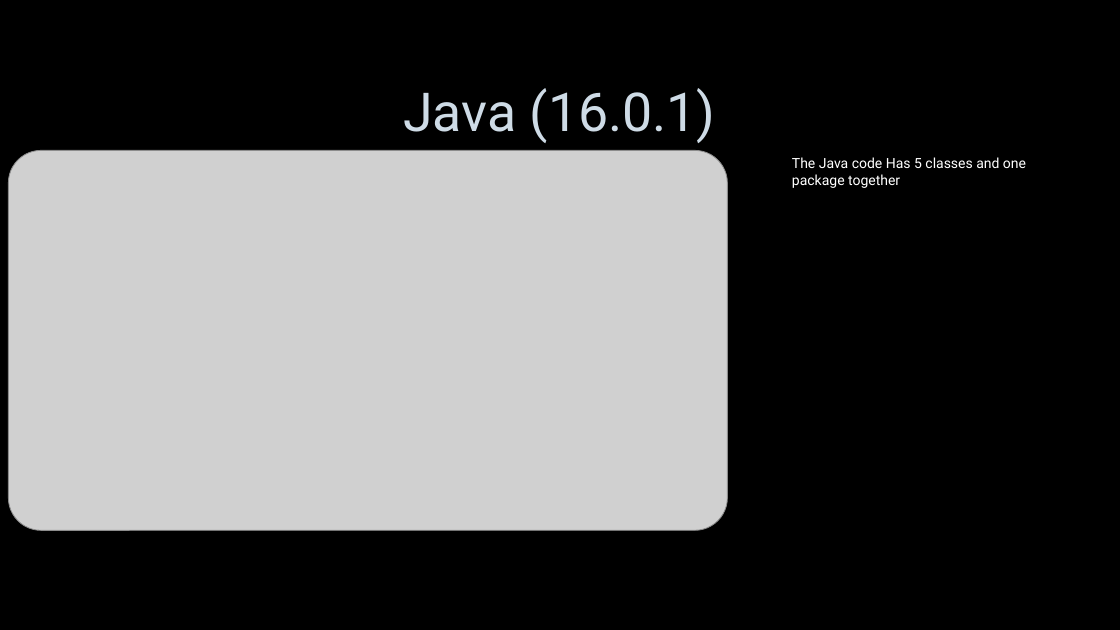
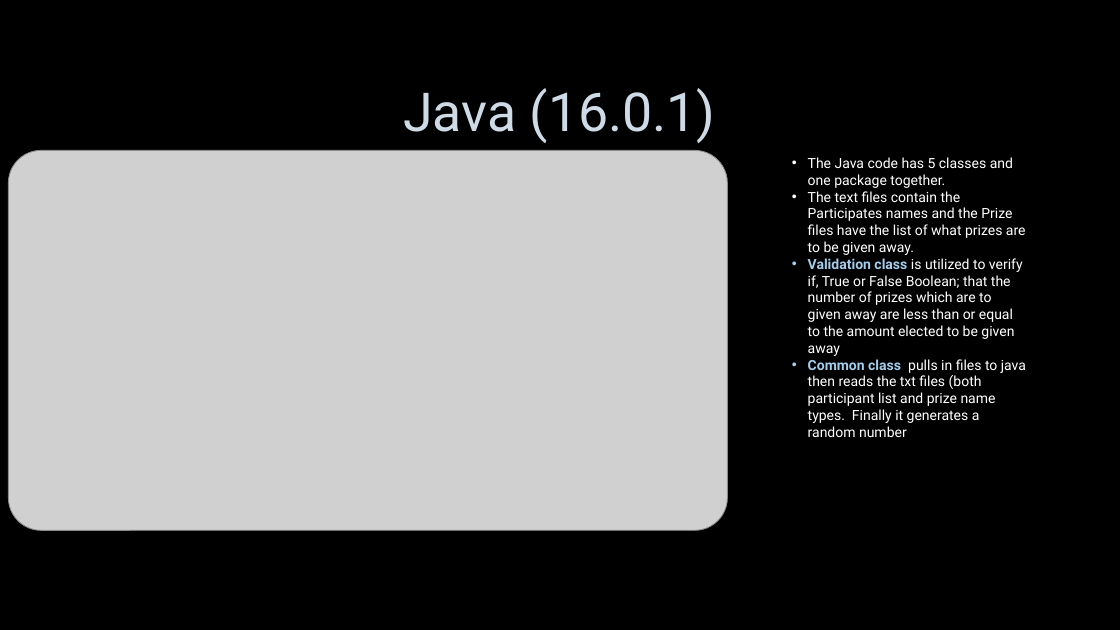
Before and after one commit to FolukeDade/Group5, a slide deck: slide 4 of LotteryApp.pptx. Drawn at 1120x630 pixels with LibreOffice and Linux fonts; fonts in the diff are those of the drawing; grey boxes stand for pictures; background and template pictures are left out. Boxes give left, top, right and bottom in pixels: in the first picture for what was removed or moved away, otherwise in the second. Text is boxed around its words. In the diff, an @@ line names an element or a change of style, - is before the commit and + after.

Commit message:
second iteration

```diff
--- a/LotteryApp.pptx
+++ b/LotteryApp.pptx
@@ text at (808, 157, 1026, 437): text changed @@
-The Java code Has 5 classes and one package together
+• The Java code has 5 classes and one package together.
+• The text files contain the Participates names and the Prize files have the list of what prizes are to be given away.
+• Validation class is utilized to verify if, True or False Boolean; that the number of prizes which are to given away are less than or equal to the amount elected to be given away
+• Common class pulls in files to java then reads the txt files (both participant list and prize name types. Finally it generates a random number
```
